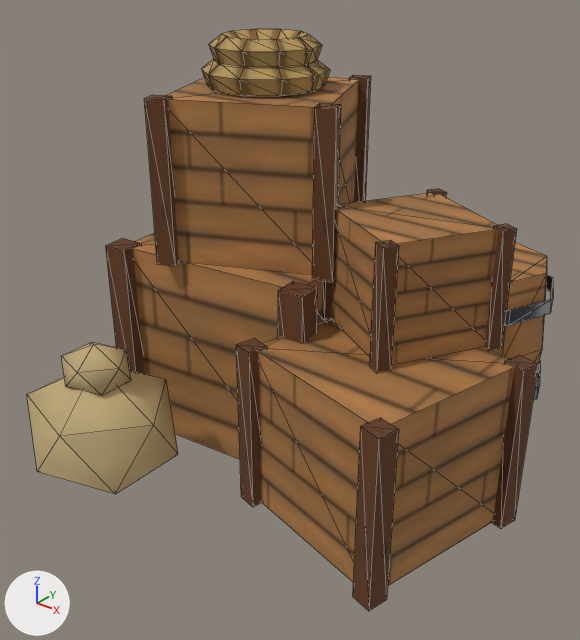
One commit to the glTF model art/props/crate_stack.glb: the scene before it, then after it.
Both versions are drawn from a 50 mm camera at (2.01, -2.67, 2.26) aimed at (-0.01, -0.15, 0.7). The axes (+X, +Y, +Z) are drawn at lower left. The lights are the same throughout. The first picture is the older version. Mesh edges are drawn as thin lines. Vertices at exactly the same position are counted once.

Objects in the first picture: 'crate_stack'.
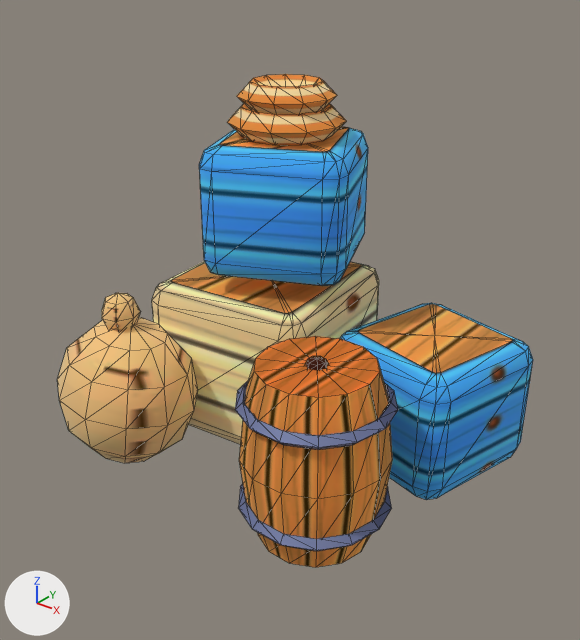
What differs and where, as boxes [x1, y1, x2, y2] in the pictures (580 x 640 px):
'crate_stack', surface changed, reshaped, moved, rescaled (9% narrower, 15% shorter)
    before: [27, 29, 553, 611]
    after: [57, 74, 533, 567]
part 1 of me_crate_stack, added (orange)
    after: [102, 293, 140, 332]
part 2 of me_crate_stack, rebuilt
    before: [133, 233, 332, 459]
    after: [152, 261, 379, 445]
part 3 of me_crate_stack, rebuilt
    before: [258, 320, 514, 586]
    after: [239, 336, 392, 567]
part 4 of me_crate_stack, rebuilt (12% narrower, 20% shorter)
    before: [166, 77, 358, 275]
    after: [199, 127, 368, 286]
part 5 of me_crate_stack, added
    after: [340, 303, 533, 500]
part 6 of me_crate_stack, added (beige)
    after: [57, 317, 198, 463]
part 7 of me_crate_stack, added (blue)
    after: [239, 484, 391, 551]
part 8 of me_crate_stack, added (blue)
    after: [235, 381, 398, 450]
part 9 of me_crate_stack, added (orange)
    after: [227, 103, 346, 145]
part 10 of me_crate_stack, added (orange)
    after: [237, 74, 337, 114]
part 11 of me_crate_stack, added
    after: [305, 356, 328, 371]
part 12 of me_crate_stack, deleted
    before: [61, 59, 540, 507]
part 13 of me_crate_stack, deleted (brown)
    before: [209, 29, 553, 611]
part 14 of me_crate_stack, deleted (beige)
    before: [27, 372, 178, 494]

The edits, one by one:
Picture 'crates_atlas' (img_crates_atlas) is new.
Material 'Wood' (mat_wood) changes its picture from img_crate_stack_atlas to img_crates_atlas.
In material 'Wood' (mat_wood), metallic goes from 0.0 to 1.0.
In material 'Wood' (mat_wood), roughness goes from 0.9 to 0.965.
Material 'Metal' (mat_metal) changes its picture from img_crate_stack_atlas to img_crates_atlas.
In material 'Metal' (mat_metal), metallic goes from 0.0 to 0.3.
In material 'Metal' (mat_metal), roughness goes from 0.45 to 0.62.
Material 'Outfit' (mat_outfit) changes its picture from img_crate_stack_atlas to img_crates_atlas.
In material 'Outfit' (mat_outfit), metallic goes from 0.0 to 1.0.
In material 'Outfit' (mat_outfit), roughness goes from 0.88 to 0.97.
me_crate_stack is used by ob_crate_stack; location (0.062, 0.031, 0.931); scale (1.17, 1.17, 1.17).
me_crate_stack had 350 vertices, 568 faces and spanned x -0.85..0.85, y -1.0..1.0, z -0.8..0.8.
me_crate_stack now has 589 vertices, 1145 faces and spans x -1.0..1.0, y -0.84..0.84, z -0.93..0.93.
me_crate_stack part 1: a new loose piece, a UV sphere (7 segments, 4 rings, poles along z) spanning x -0.73..-0.54, y -0.61..-0.42, z -0.22..0.0, in mat_outfit (picture img_crates_atlas).
me_crate_stack part 2: the loose piece of 8 vertices spanning x -0.8..0.09, y -0.39..0.5, z -0.79..0.02 is rebuilt with 74 vertices and now spans x -0.84..0.17, y -0.26..0.74, z -0.89..-0.07.
me_crate_stack part 3: the loose piece of 8 vertices spanning x 0.03..0.8, y -0.63..0.15, z -0.79..-0.15 is rebuilt with 72 vertices and now spans x 0.15..0.82, y -0.76..-0.1, z -0.89..-0.05.
me_crate_stack part 4: the loose piece of 8 vertices spanning x -0.7..0.09, y -0.38..0.41, z 0.02..0.61 is rebuilt with 74 vertices and now spans x -0.66..0.21, y -0.17..0.7, z 0.02..0.67.
me_crate_stack part 5: a new loose piece of 74 vertices spanning x 0.15..1.0, y -0.01..0.84, z -0.89..-0.22, in mat_wood (picture img_crates_atlas).
me_crate_stack part 6: a new loose piece of 57 vertices spanning x -1.0..-0.29, y -0.84..-0.19, z -0.93..-0.16, in mat_outfit (picture img_crates_atlas).
me_crate_stack part 7: a new loose piece of 56 vertices spanning x 0.14..0.83, y -0.77..-0.09, z -0.76..-0.69, in mat_metal (picture img_crates_atlas).
me_crate_stack part 8: a new loose piece of 56 vertices spanning x 0.14..0.83, y -0.77..-0.09, z -0.25..-0.18, in mat_metal (picture img_crates_atlas).
me_crate_stack part 9: a new loose piece of 44 vertices spanning x -0.5..0.06, y -0.02..0.55, z 0.68..0.82, in mat_wood (picture img_crates_atlas).
me_crate_stack part 10: a new loose piece of 44 vertices spanning x -0.46..0.01, y 0.03..0.5, z 0.8..0.93, in mat_wood (picture img_crates_atlas).
me_crate_stack part 11: a new loose piece of 15 vertices spanning x 0.44..0.54, y -0.48..-0.38, z -0.06..-0.02, in mat_wood (picture img_crates_atlas).
me_crate_stack part 12: 16 loose pieces with 187 vertices, spanning x -0.85..0.7, y -0.86..1.0, z -0.8..0.72, are deleted.
Part 13, on me_crate_stack:
127 vertices are removed from x -0.51..0.85, y -0.67..1.0, z -0.8..0.8.
214 faces are deleted.
Part 14, on me_crate_stack:
12 vertices are removed from x -0.77..-0.19, y -1.0..-0.5, z -0.72..-0.28.
20 faces are deleted.
Object 'crate_stack' (ob_crate_stack) moves from (0.062, 0.031, 0.931) to (-0.031, -0.123, 0.822).
Object 'crate_stack' (ob_crate_stack) is rescaled from (1.17, 1.17, 1.17) to (0.921, 0.921, 0.921).
